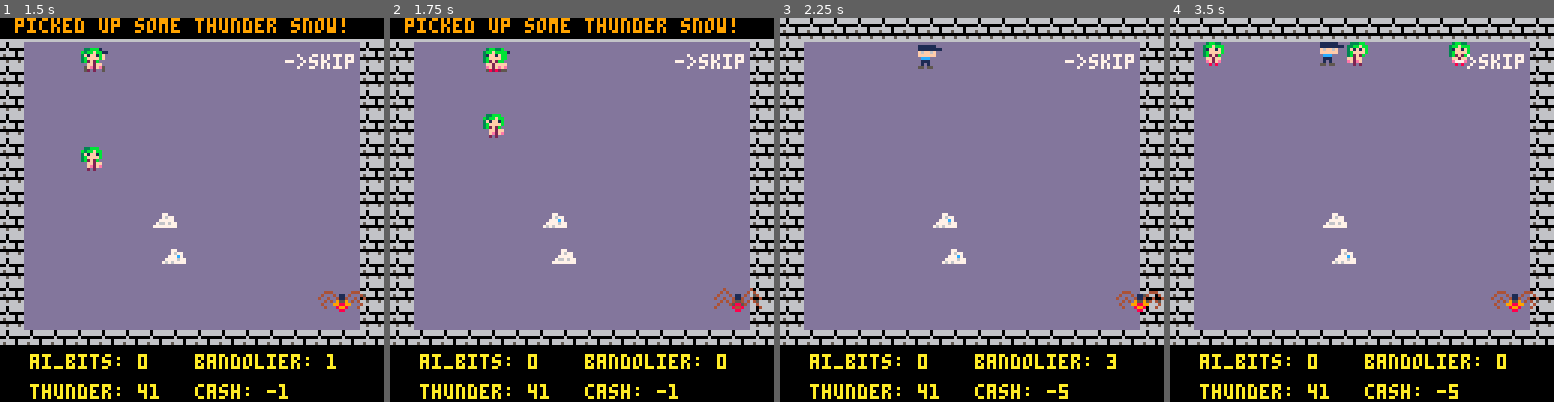
Above: before the commit, frames 1-4 (left to right).
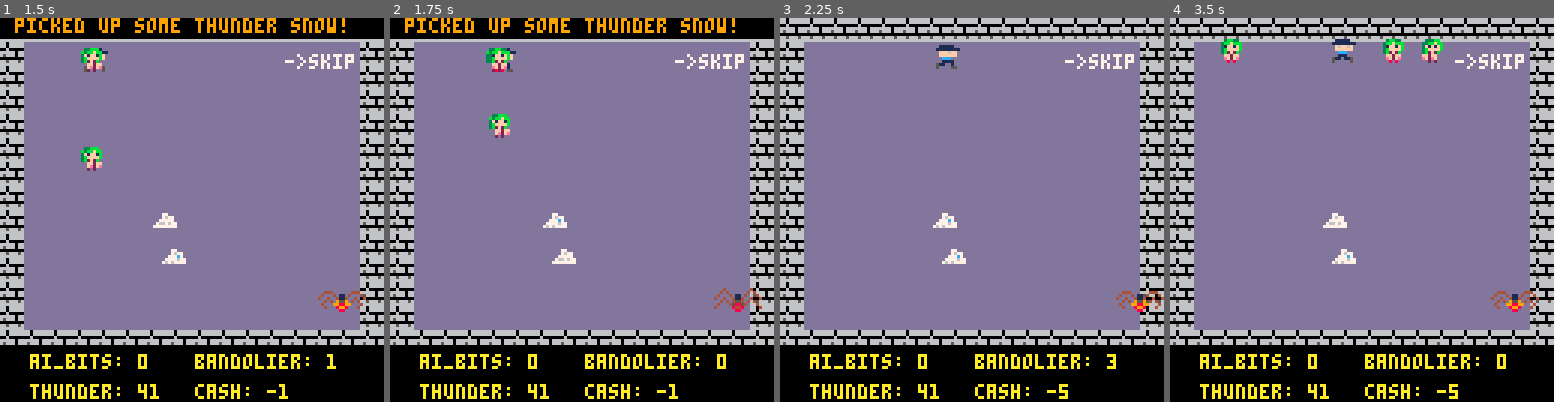
Above: after the commit, the same moments.

Repository: dfirebaugh/j46k
Game: PICO-8 cartridge j46k.p8
The game is run twice, just before and just after one commit, with the same random seed, the same clock (stepped at 60 frames per second) and the same inputs.
Inputs:
- Up to frame 1 (1.5 s): tap O (Z key) at 0.7 s
- Up to frame 2 (1.75 s): hold Right from 1.6 s (still down); tap O (Z key) at 1.7 s
- Up to frame 3 (2.25 s): release Right at 2.1 s; tap O (Z key) at 2.1 s; hold Up from 2.15 s (still down)
- Up to frame 4 (3.5 s): release Up at 2.42 s; hold Right 2.47-3.03 s; tap O (Z key) at 2.5, 2.9, 3.3 s; hold Left from 3.08 s (still down)

Frame 1 is identical in both runs. In frame 2, 0.6% of the frame differs, in the area x 24-33%, y 7-32%; in frame 3, 0.4%; in frame 4, 1.9%, in the area x 8-79%, y 5-13%.

Commit message:
changing some of jon's acceleration rates

Diff:
--- a/j46k.p8
+++ b/j46k.p8
@@ -57,9 +57,10 @@
 thunder_power_attack_modifier = 1
 -- how fast to accelerate
 jon_accel_rate = 0.1
-jon_accel = 0.1
-thunder_snow_accel_multiplier = 50
-jon_initial_speed = .125
+jon_accel = 0.125
+thunder_snow_accel_multiplier = 40
+jon_initial_speed = .07
+jon_accel_upper_limit = .15
 
 -- tsnow_increment is how much
 --  it will increase jon's thunderpower
@@ -113,15 +114,20 @@
   elseif(game_state == play_generated_level) then
     update_generated_level()
   end
-  -- message("last hit: "..flr(time()) - last_hit)
   if(time() - last_hit > .2 and time() - last_pickup > .2) then
     reset_colors()
   end
 
+
+-- todo: fix jon's acceleration
+  if (jon_accel > jon_accel_upper_limit) then
+    jon_accel = jon_accel_upper_limit
+  elseif (jon_accel < jon_accel_upper_limit and jon.thunder_power > 20) then
+    jon_accel = jon_accel_rate * (jon.thunder_power / thunder_snow_accel_multiplier)
+  else
     jon_accel = jon_initial_speed
-  if (jon.thunder_power > 10) then
-    jon_accel = jon_accel_rate * (jon.thunder_power / thunder_snow_accel_multiplier)
-  end
+  end
+  -- message("jon accel: "..jon_accel)
 end
 
 function _draw()
@@ -193,7 +199,6 @@
 
   init_actors()
   init_player()
-  jon.thunder_power = 0
 end
 
 function update_generated_level()
